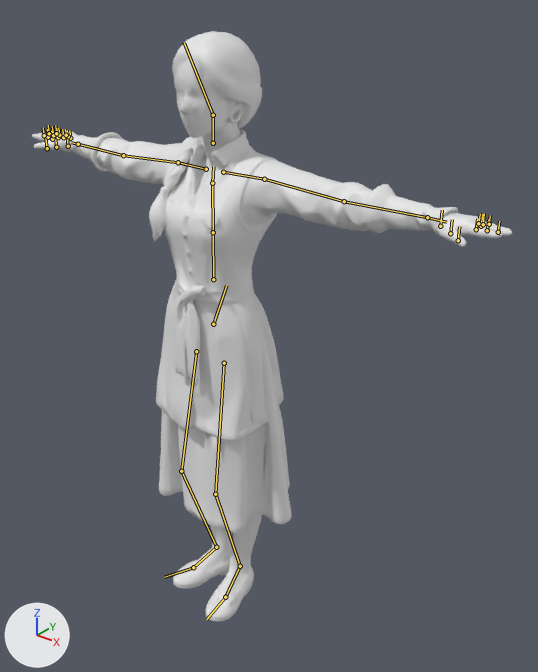
An edit to the glTF model assets/game/folk/glover.glb, drawn before and after from the same camera.
Rendered twice from a 50 mm camera at (1.258, -1.309, 1.778) aimed at (0.099, 0.141, 0.879). Lighting does not change. The marker at lower left points along +X, +Y and +Z. The first picture is the older version. Both versions are drawn at the pose saved in each file; the numbers are the values there. The bones that change, and the others that lie on the model, are drawn over the model as lines.

Objects in the first picture: 'char1'.
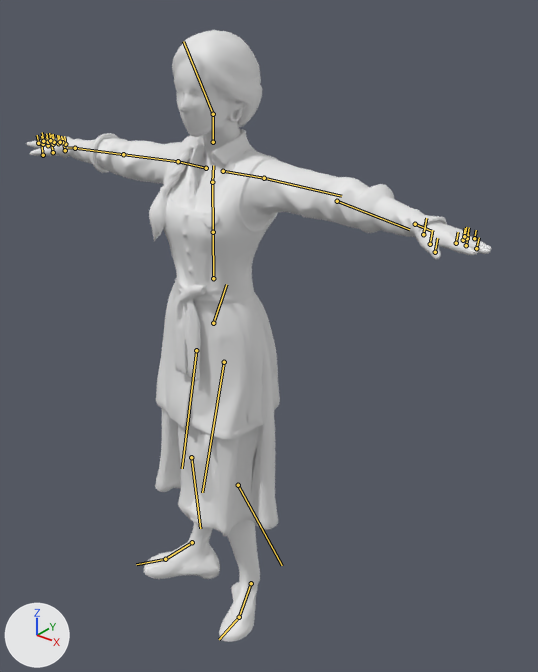
Boxes (x1, y1, x2, y2) around the edits, measured in the pictures (538 x 672 px):
'char1', posed
    before: (32, 31, 512, 622)
    after: (26, 30, 492, 642)
bone 'mixamorig:LeftUpLeg', root to tip
    before: (224, 363) to (215, 494)
    after: (224, 362) to (202, 492)
bone 'mixamorig:LeftLeg', root to tip
    before: (215, 494) to (240, 566)
    after: (238, 485) to (282, 565)
bone 'mixamorig:RightLeg', root to tip
    before: (181, 471) to (216, 547)
    after: (191, 457) to (200, 528)
bone 'mixamorig:LeftArm', root to tip
    before: (264, 179) to (344, 201)
    after: (264, 178) to (341, 196)
bone 'mixamorig:LeftForeArm', root to tip
    before: (344, 201) to (427, 217)
    after: (337, 201) to (409, 229)
bone 'mixamorig:RightForeArm', root to tip
    before: (123, 155) to (78, 144)
    after: (123, 154) to (75, 148)

What changed in the scene script:
```text
Change bone_mixamorig_leftupleg:
    where bone_mixamorig_leftupleg = bpy.data.objects['Armature'].pose.bones['mixamorig:LeftUpLeg']  # child of 'mixamorig:Hips'
    bone_mixamorig_leftupleg.rotation_quaternion: (1.0, 0.0, 0.0, 0.0) -> (-0.999, 0.047, 0.001, -0.026)  # degrees (0, 0, 0) -> degrees (-5, 0, 3)
Change bone_mixamorig_leftleg:
    where bone_mixamorig_leftleg = bpy.data.objects['Armature'].pose.bones['mixamorig:LeftLeg']  # child of 'mixamorig:LeftUpLeg'
    bone_mixamorig_leftleg.rotation_quaternion: (1.0, 0.0, 0.0, 0.0) -> (0.988, 0.057, -0.034, -0.14)  # degrees (0, 0, 0) -> degrees (7, -3, -16)
Change bone_mixamorig_rightleg:
    where bone_mixamorig_rightleg = bpy.data.objects['Armature'].pose.bones['mixamorig:RightLeg']  # child of 'mixamorig:RightUpLeg'
    bone_mixamorig_rightleg.rotation_quaternion: (1.0, 0.0, 0.0, 0.0) -> (0.993, -0.038, 0.021, 0.112)  # degrees (0, 0, 0) -> degrees (-4, 3, 13)
Change bone_mixamorig_leftarm:
    where bone_mixamorig_leftarm = bpy.data.objects['Armature'].pose.bones['mixamorig:LeftArm']  # child of 'mixamorig:LeftShoulder'
    bone_mixamorig_leftarm.rotation_quaternion: (1.0, 0.0, 0.0, 0.0) -> (0.999, -0.034, -0.004, 0.03)  # degrees (0, 0, 0) -> degrees (-4, 0, 3)
Change bone_mixamorig_leftforearm:
    where bone_mixamorig_leftforearm = bpy.data.objects['Armature'].pose.bones['mixamorig:LeftForeArm']  # child of 'mixamorig:LeftArm'
    bone_mixamorig_leftforearm.rotation_quaternion: (1.0, 0.0, 0.0, 0.0) -> (0.996, 0.069, -0.003, 0.064)  # degrees (0, 0, 0) -> degrees (8, -1, 7)
Change bone_mixamorig_rightforearm:
    where bone_mixamorig_rightforearm = bpy.data.objects['Armature'].pose.bones['mixamorig:RightForeArm']  # child of 'mixamorig:RightArm'
    bone_mixamorig_rightforearm.rotation_quaternion: (1.0, 0.0, 0.0, 0.0) -> (0.999, 0.031, 0.0, -0.032)  # degrees (0, 0, 0) -> degrees (4, 0, -4)
```
